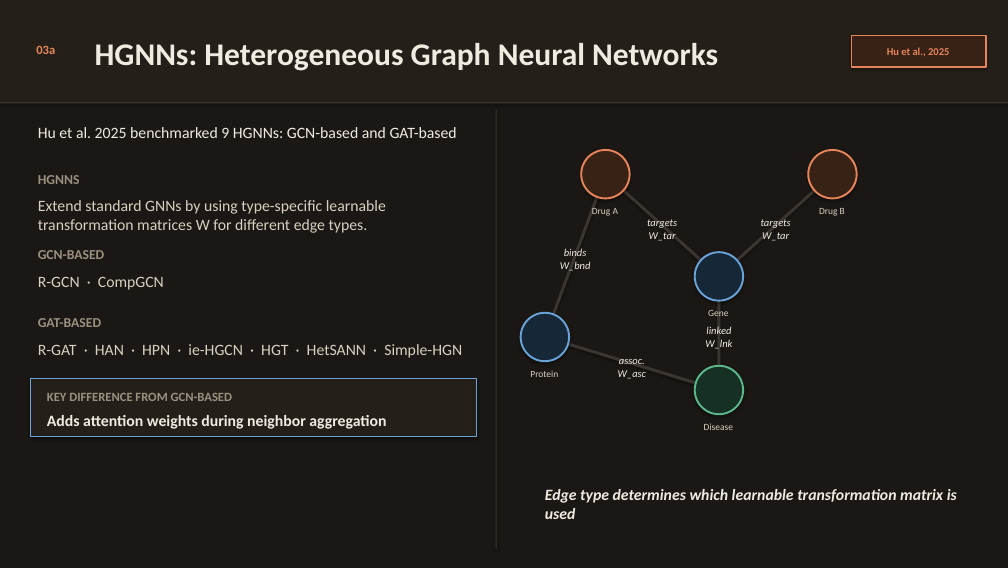
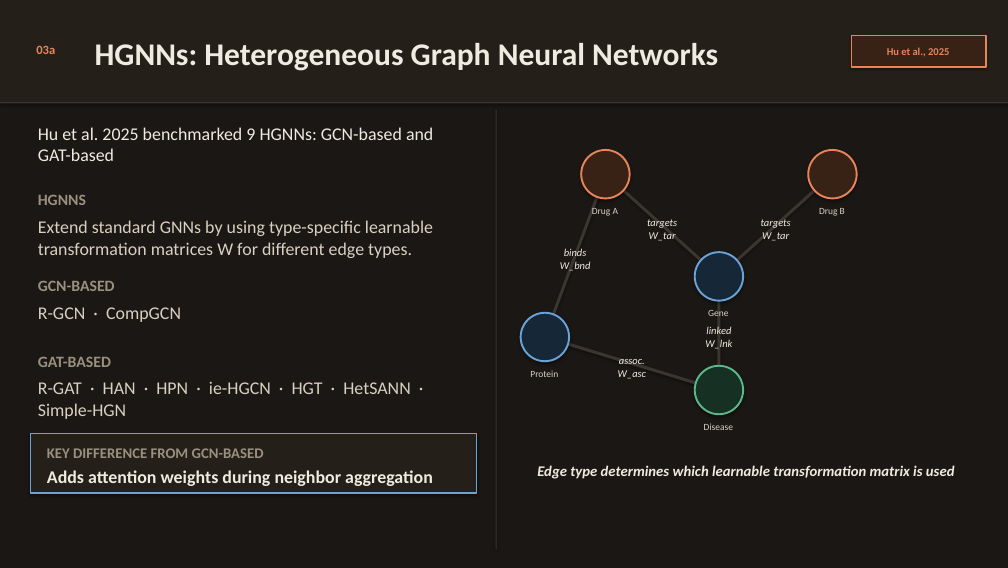
Before and after one commit to yc-02/yc-02.github.io, a slide deck: slide 4 of download/slides.pptx. Drawn at 1008x568 pixels with LibreOffice and Linux fonts; fonts in the diff are those of the drawing. Boxes give left, top, right and bottom in pixels: in the first picture for what was removed or moved away, otherwise in the second. Text is boxed around its words. In the diff, an @@ line names an element or a change of style, - is before the commit and + after.

```diff
--- a/download/slides.pptx
+++ b/download/slides.pptx
@@ text "HGNNS": place and size @@
-text "HGNNS" at [38,175,80,184]
+text "HGNNS" at [38,195,86,205]
@@ text "Extend standard GNNs by using ...": place and size @@
-text "Extend standard GNNs by using ..." at [38,200,386,233]
+text "Extend standard GNNs by using ..." at [38,220,433,258]
@@ text "GCN-BASED": place and size @@
-text "GCN-BASED" at [38,250,105,259]
+text "GCN-BASED" at [38,280,115,291]
@@ text "R-GCN · CompGCN": place and size @@
-text "R-GCN · CompGCN" at [38,276,164,290]
+text "R-GCN · CompGCN" at [38,307,181,322]
@@ size 13 to 15 pt in 3 elements at [38,195,86,205], [38,280,115,291], [38,356,111,367] @@
@@ text "GAT-BASED": place and size @@
-text "GAT-BASED" at [38,318,101,327]
+text "GAT-BASED" at [38,356,111,367]
@@ text "R-GAT · HAN · HPN ...": place and size @@
-text "R-GAT · HAN · HPN ..." at [38,344,462,358]
+text "R-GAT · HAN · HPN ..." at [38,382,411,419]
@@ 2 texts, 1 rectangle: place and size @@
-2 texts, 1 rectangle at [30,378,477,436]
+2 texts, 1 rectangle at [30,433,477,493]
@@ text "KEY DIFFERENCE FROM GCN-BASED" at [47,448,264,458]: size 12 to 14 pt @@
@@ size 15 to 17 pt in 5 elements at [38,127,433,161], [38,220,433,258], [38,307,181,322], [38,382,411,419], [47,470,433,486] @@
@@ text "Edge type determines which learnable ...": place and size @@
-text "Edge type determines which learnable ..." at [545,489,957,519]
+text "Edge type determines which learnable ..." at [537,465,955,479]
@@ text "Edge type determines which learnable ..." at [537,465,955,479]: size 15 to 14 pt @@
```
Also in this commit, not shown: 20 other slides changed, 2 slides added, 1 other file.
